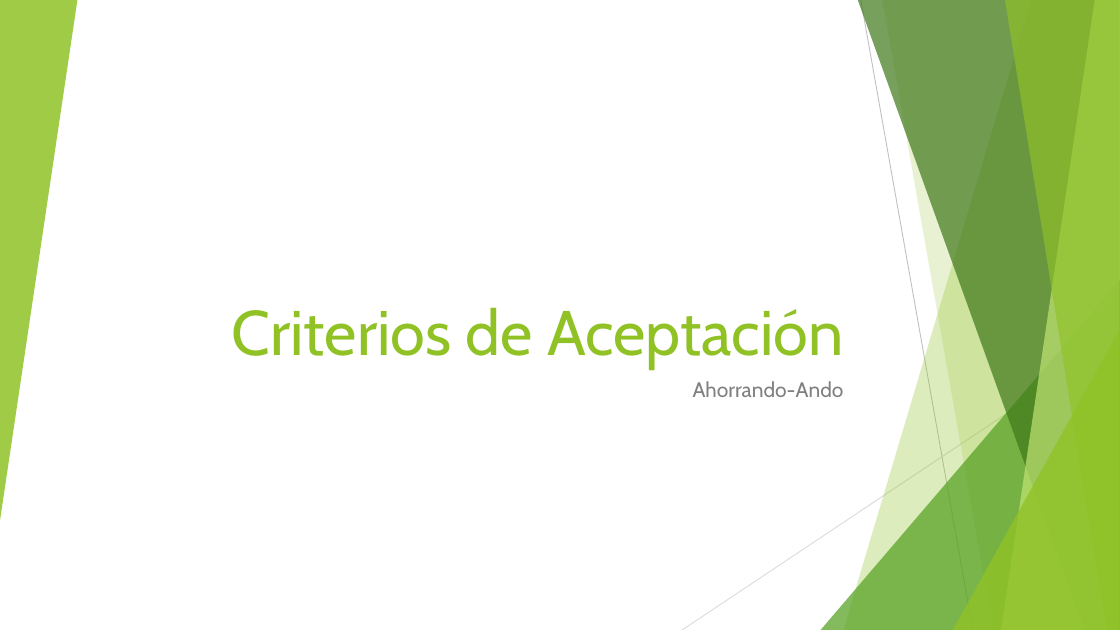
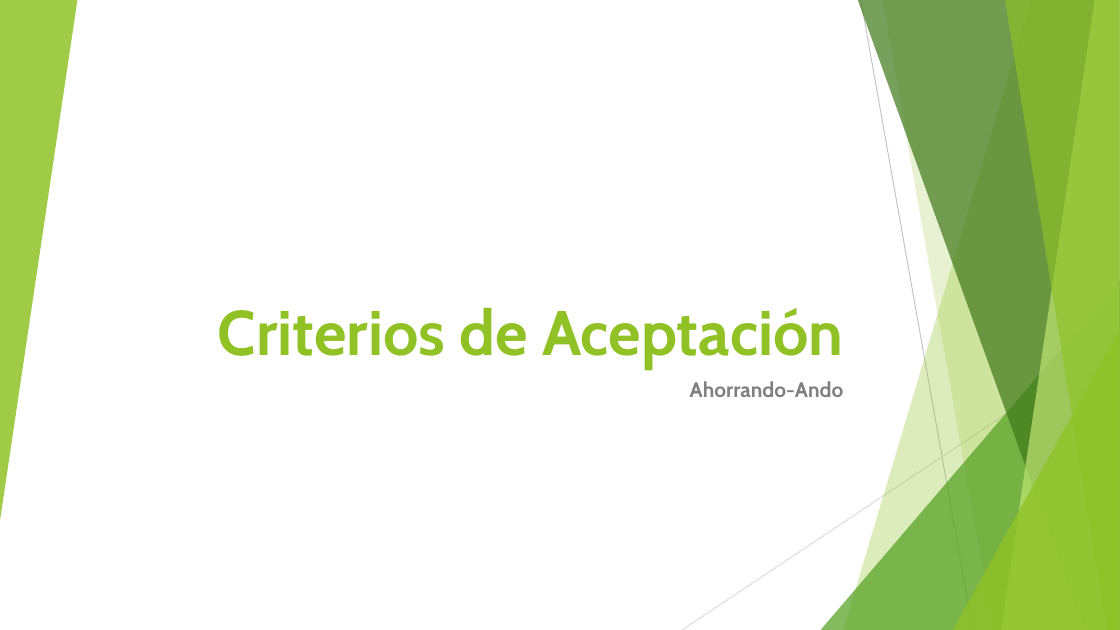
Before and after one commit to Eugenio199226/Ahorrando-Ando, a slide deck: slide 1 of Documentacion/historias de usuario/Criterios de Aceptación/Criterios de Aceptación.pptx. Drawn at 1120x630 pixels with LibreOffice and Linux fonts; fonts in the diff are those of the drawing. Boxes give left, top, right and bottom in pixels: in the first picture for what was removed or moved away, otherwise in the second. Text is boxed around its words. In the diff, an @@ line names an element or a change of style, - is before the commit and + after.

Commit message:
criterios aceptacion

```diff
--- a/Documentacion/historias de usuario/Criterios de Aceptación/Criterios de Aceptación.pptx
+++ b/Documentacion/historias de usuario/Criterios de Aceptación/Criterios de Aceptación.pptx
@@ title "Criterios de Aceptación" at box(218, 307, 843, 369): bold on @@
@@ subtitle "Ahorrando-Ando" at box(690, 381, 844, 397): bold on @@
```
Also in this commit, not shown: 7 other slides changed.
